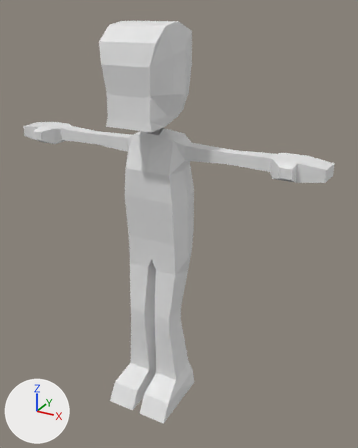
One commit to the Blender file Assets/user/nantas/mesh/zombie_No1.blend: the scene before it, then after it.
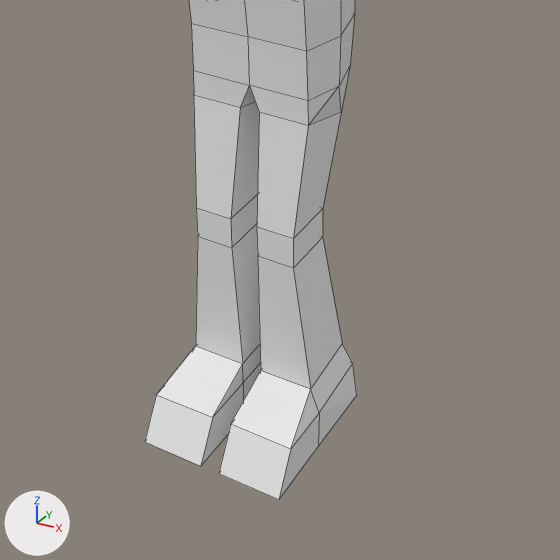
Each version is shown whole from a 50 mm lens placed at (3.94, -6.4, 6.64), pointed at (0.36, 0.1, 3.39), then close up on the part from 15% to 77% of the width and 50% to 100% of the height. Every picture has the same lights, and +X, +Y and +Z are marked at lower left. The close-ups show mesh edges as thin lines.

Before the edit, the objects in view are built like this:
```python
me_cube_002 = bpy.data.meshes.new('Cube.002')
me_cube_002.from_pydata(...)  # 132 vertices, 121 faces; spans x 0.0..1.73, y -0.54..0.31, z 0.01..4.19
ob_zombie = bpy.data.objects.new('zombie', me_cube_002)
ob_zombie.location = (0.0, 0.0, 0.0)
ob_zombie.scale = (1.54, 1.54, 1.54)
_m = ob_zombie.modifiers.new('Mirror', 'MIRROR')
_m.use_clip = True
```
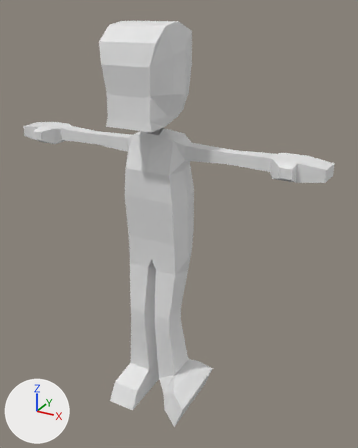
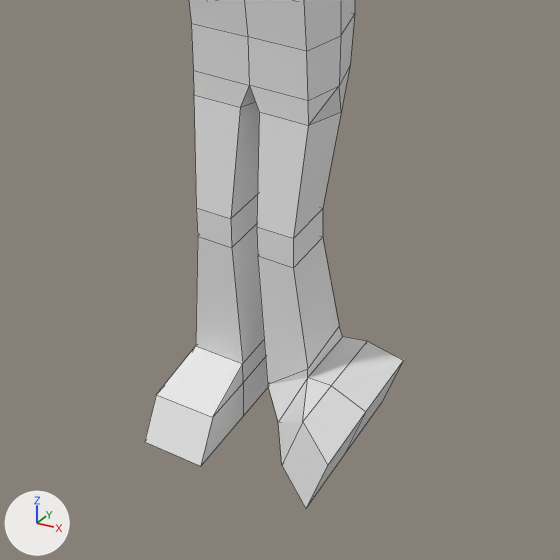
Changed parts and their boxes (x1, y1, x2, y2) in the close-ups (560 x 560 px):
'zombie', reshaped, modifiers changed
    before: (145, 0, 357, 500)
    after: (145, 0, 403, 508)
part 1 of me_cube_002, built on
    before: (218, 258, 357, 500)
    after: (218, 258, 403, 508)

Edits to the bpy script that builds the scene:
```text
Change me_cube_002:
    used by ob_zombie; location = (0.0, 0.0, 0.0); scale = (1.54, 1.54, 1.54)
    remove me_cube_002.from_pydata(...)  # 132 vertices, 121 faces; spans x 0.0..1.73, y -0.54..0.31, z 0.01..4.19
    add me_cube_002.from_pydata(...)  # 243 vertices, 246 faces; spans x -1.73..1.73, y -0.54..0.31, z 0.01..4.19
    me_cube_002 part 1
    10 vertices are removed from x 0.05..0.37, y -0.54..0.23, z 0.01..0.32
    16 faces are deleted
    6 vertices move from x 0.05..0.37, y -0.16..0.22, z 0.2..0.32 to x 0.1..0.42, y 0.18..0.22, z 0.09..0.44
    105 vertices are added at x -1.73..0.61, y -0.54..0.31, z 0.01..4.19
    8 new vertices lie (-0.18, 0.0, 0.0) away from vertices in x 0.0, y -0.47..0.26, z 3.36..4.19
    8 new vertices lie (0.0, 0.27, 0.0) away from vertices in x -0.37..0.43, y -0.43..-0.19, z 0.09..1.15
    141 new faces join them
Change ob_zombie:
    remove _m = ob_zombie.modifiers.new('Mirror', 'MIRROR')
    remove _m.use_clip = True
```
